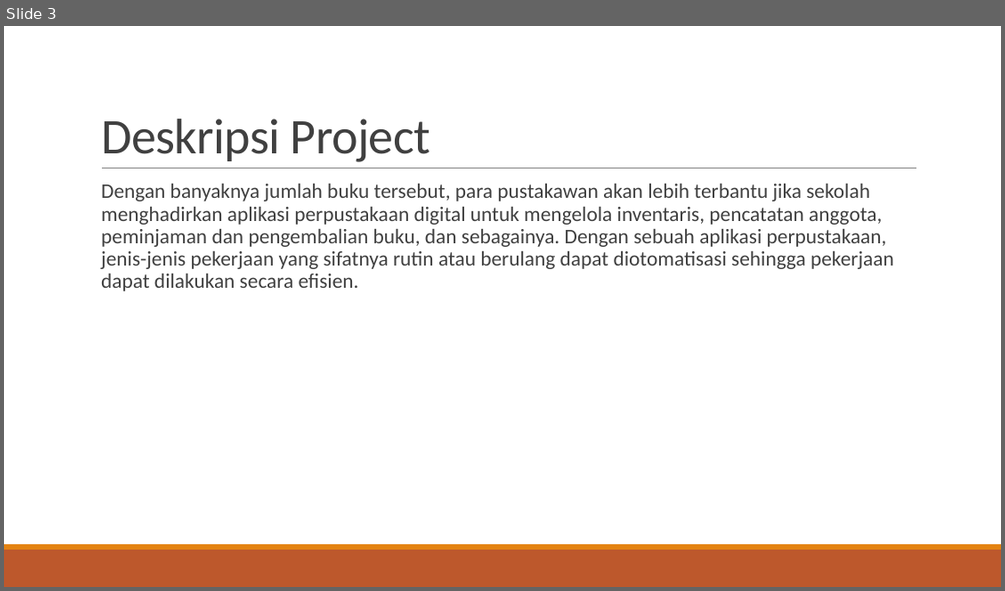
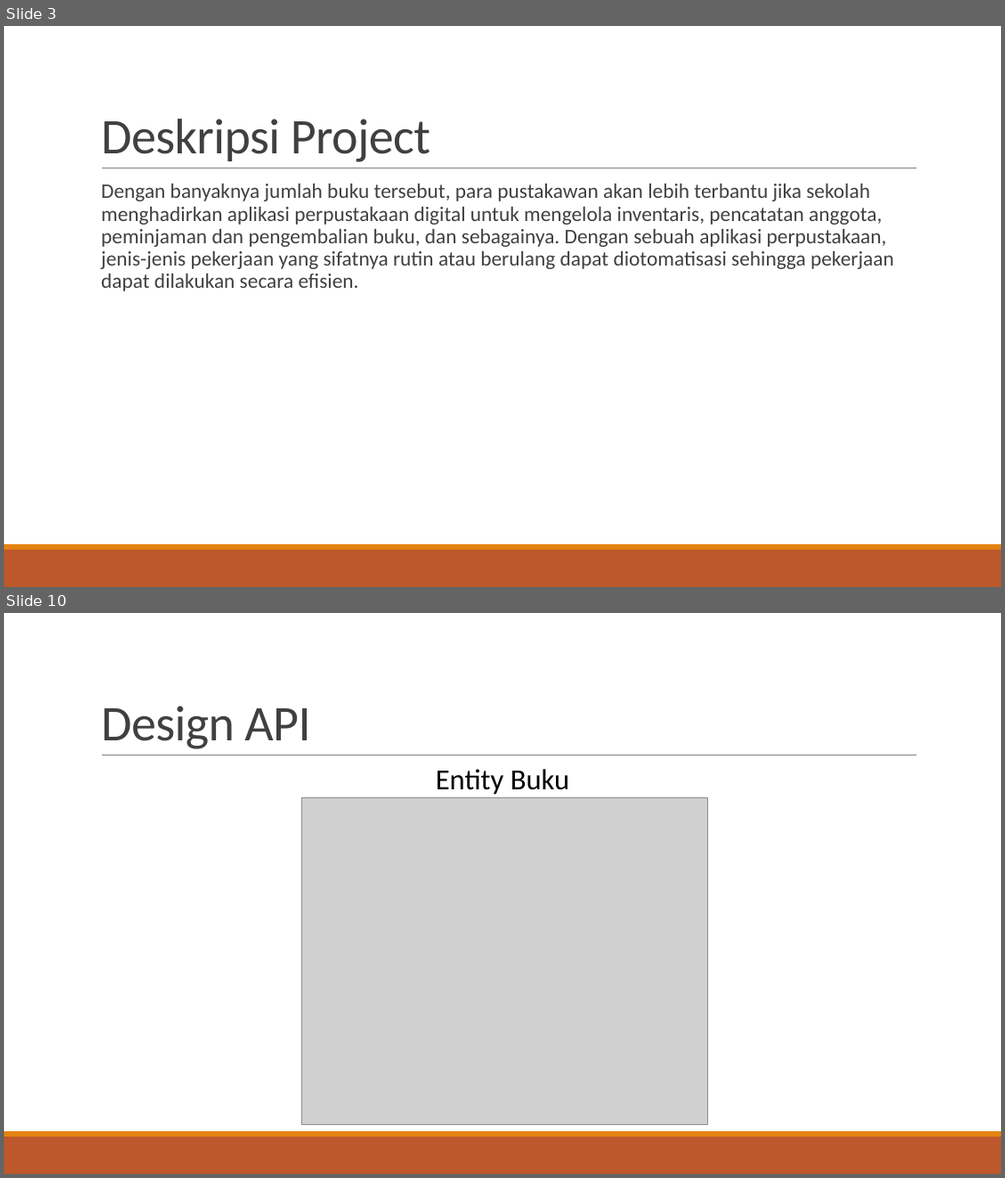
Before and after one commit to hafizs08/java_Hafizs-Fauzi-Ritonga, a slide deck: MINI project/Hafizs Fauzi Ritonga.pptx. Shown one above the other, each under a label of ours: slide 3 before the commit, slides 3 and 10 after it; the slides between them are not shown. The pictures are 1005x591 and 1005x1178 pixels, drawn with LibreOffice and Linux fonts; fonts in the diff are those of the drawing; grey boxes stand for pictures. Boxes give left, top, right and bottom in pixels: in the first picture for what was removed or moved away, otherwise in the second. Text is boxed around its words. In the diff, an @@ line names an element or a change of style, - is before the commit and + after.

```diff
--- a/MINI project/Hafizs Fauzi Ritonga.pptx
+++ b/MINI project/Hafizs Fauzi Ritonga.pptx
@@ slide 10 added at [4,613,1001,1174], background #FFFFFF; not listed: 3 template elements that a slide beside it also shows @@
@@ title added at [101,706,310,749], 48 pt, text #404040 @@
+Design API
@@ text added at [436,769,569,795], 28 pt, text #000000 @@
+Entity Buku
@@ picture added at [302,798,708,1124] @@
```
Also in this commit, not shown: 2 slides changed, 4 other slides added, 2 slides removed, 52 other files.
